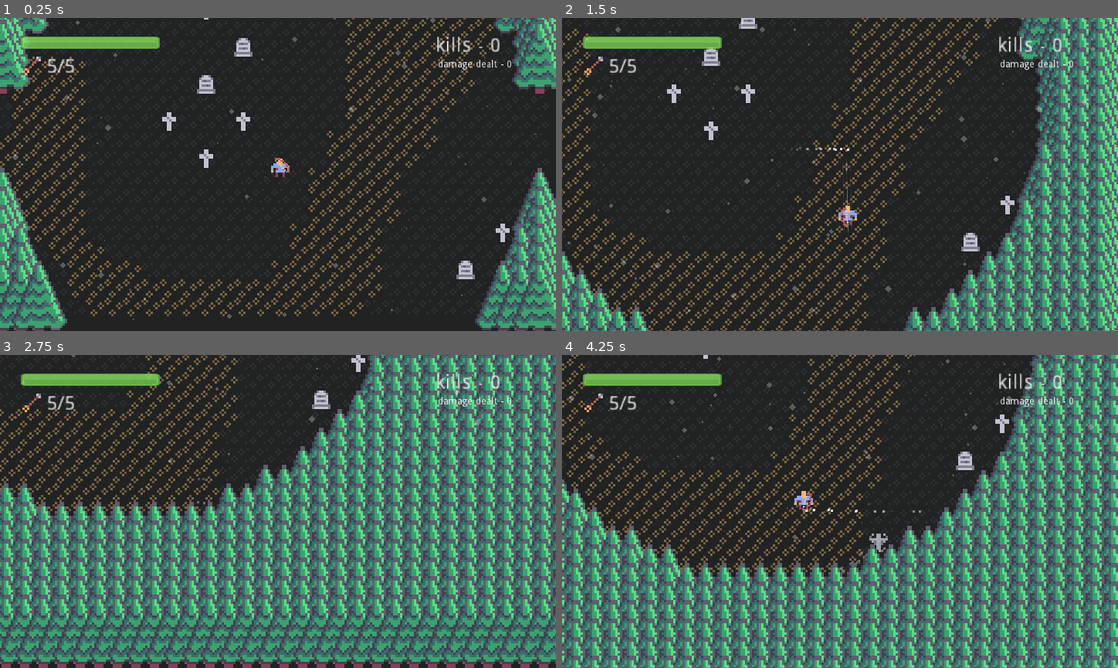
Above: before the commit, frames 1-4 (two rows, left to right).
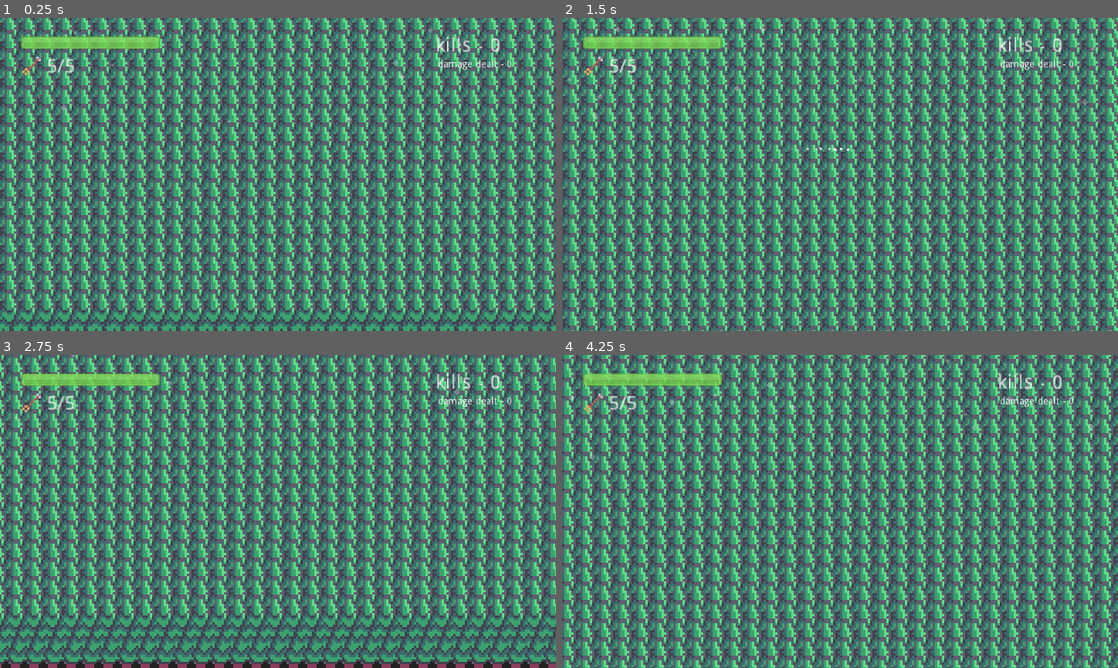
Above: after the commit, the same moments.

Repository: Ariorick/ArcherGame
Game: Godot game, scene res://src/Main.tscn
Two runs of this game, one before a commit and one after it. Both use one fixed random seed, a clock stepped at 60 frames per second and the inputs below.
Inputs (mouse positions are in pixels of both pictures, inside the frame that each line leads up to):
- Up to frame 1 (0.25 s): no input
- Up to frame 2 (1.5 s): move the mouse to (962, 158) at 0.52 s; hold Right (right) 0.53-1.28 s; click (962, 158) at 0.6 s; move the mouse to (728, 190) at 1.27 s; hold Down (down) from 1.28 s (still down); tap Space (dash) at 1.35 s
- Up to frame 3 (2.75 s): move the mouse to (333, 442) at 2.02 s; release Down (down) at 2.03 s; hold Right (right) from 2.03 s (still down); right-click (333, 442) at 2.1 s
- Up to frame 4 (4.25 s): move the mouse to (812, 574) at 2.77 s; release Right (right) at 2.78 s; hold Up (up) 2.78-3.53 s; click (812, 574) at 2.85 s; move the mouse to (1006, 558) at 3.52 s; hold Left (left) from 3.53 s (still down); tap Space (dash) at 3.6 s

The runs differ from the first frame. In frame 1, 97% of the frame differs, in the area x 0-100%, y 0-100%; in frame 2, 97%; in frame 3, 88%; in frame 4, 96%.

Commit message:
added circle trees animation

Diff:
--- a/src/Level/TreeManager.gd
+++ b/src/Level/TreeManager.gd
@@ -4,11 +4,28 @@
 
 var content: TileMap
 var circle_map: Array
+var trees: Dictionary # Vector2 to Tree
+
+export var radius: float = 100.0
+
+#func _ready():
+#	$AnimationPlayer.play("TestTrees")
+#
+#func _process(delta):
+#	update_trees()
+
+func update_trees():
+	for cell in trees.keys():
+		var scale = get_scale_for_tree(cell, Circle.new(Vector2.ZERO, radius))
+		trees[cell].scale = Vector2(scale, scale)
 
 func generate(from: Vector2, to: Vector2):
 	for x in range(from.x, to.x):
 		for y in range(from.y, to.y):
-			make_trees_circles(x, y)
+			make_trees_everywhere(x, y)
+
+func make_trees_everywhere(x, y):
+	create_tree_at(x, y)
 
 func make_trees_circles(x, y):
 	var can_place = true
@@ -22,12 +39,30 @@
 	var tree = PineTree.instance()
 	content.add_child(tree)
 	tree.position = get_poisiton_for_cell(x, y)
+	trees[Vector2(x,y)] = tree
 
 func is_in_radius(position: Vector2, circle: Circle) -> bool:
 	return position.distance_to(circle.position) < circle.radius
 
 func get_poisiton_for_cell(x, y):
 	return content.cell_size * Vector2(x, y) + content.cell_size * Vector2(0.5, 1)
+
+func get_scale_for_tree(cell: Vector2, circle: Circle) -> float:
+	var pos = get_poisiton_for_cell(cell.x, cell.y)
+	var distance = pos.distance_to(circle.position)
+
+	var scale = distance / circle.radius
+
+	var min_growth_distance := 1.0
+	var max_growth_distance := 1.1
+	var scale_between = (max_growth_distance * circle.radius - distance) / (max_growth_distance - min_growth_distance) / circle.radius
+
+	if scale < min_growth_distance:
+		return 0.0
+	elif scale > max_growth_distance:
+		return 1.0
+	else:
+		return 1 - scale_between
 
 #func make_trees_map(x, y, value, value2):
 #	if value > TREE_CAP:
--- a/src/Level/World.gd
+++ b/src/Level/World.gd
@@ -1,14 +1,14 @@
 extends Node2D
 
-var map_size = Vector2()
+var chunk_size = Vector2()
 
 func _ready():
 	$TreeManager.content = $Content
 	$Background.content = $Content
 
 func generate(chunk: Vector2):
-	var from = chunk * map_size
-	var to = (chunk + Vector2(1, 1)) * map_size
+	var from = chunk * chunk_size
+	var to = (chunk + Vector2(1, 1)) * chunk_size
 	$Background.generate(from, to)
 	$TreeManager.generate(from, to)
 	$TreeManager.circle_map = $CircleMapCreator.get_map()
--- a/src/Level/World.tscn
+++ b/src/Level/World.tscn
@@ -85,6 +85,23 @@
 3/shapes = [  ]
 3/z_index = 0
 
+[sub_resource type="Animation" id=3]
+resource_name = "TestTrees"
+length = 2.0
+loop = true
+tracks/0/type = "value"
+tracks/0/path = NodePath(".:radius")
+tracks/0/interp = 1
+tracks/0/loop_wrap = true
+tracks/0/imported = false
+tracks/0/enabled = true
+tracks/0/keys = {
+"times": PoolRealArray( 0, 1, 2 ),
+"transitions": PoolRealArray( 1, 1, 1 ),
+"update": 0,
+"values": [ 200.0, 10.0, 200.0 ]
+}
+
 [node name="World" type="Node2D"]
 script = ExtResource( 3 )
 
@@ -107,7 +124,11 @@
 
 [node name="Player" parent="Content" instance=ExtResource( 2 )]
 
-[node name="CircleMapCreator" parent="." instance=ExtResource( 8 )]
-
 [node name="TreeManager" type="Node2D" parent="."]
 script = ExtResource( 9 )
+
+[node name="AnimationPlayer" type="AnimationPlayer" parent="TreeManager"]
+playback_speed = 0.1
+anims/TestTrees = SubResource( 3 )
+
+[node name="CircleMapCreator" parent="." instance=ExtResource( 8 )]
--- a/src/Main.gd
+++ b/src/Main.gd
@@ -2,14 +2,14 @@
 
 var prev_camera_pos = Vector2()
 
-var map_size := Vector2(1, 1)
+var chunk_size := Vector2(2, 2) # cells
 var cell_size_px := Vector2(8, 8)
-var chunk_size_px := map_size * cell_size_px
+var chunk_size_px := chunk_size * cell_size_px
 var map_cells := Dictionary()
 var lookaround := Vector2()
 
 func _ready():
-	$World.map_size = map_size
+	$World.chunk_size = chunk_size
 
 #	var camera_zoom = $CameraPosition/Camera2D.zoom
 	var camera_zoom = 0.3
@@ -20,8 +20,7 @@
 		int(screen_size.y / chunk_size_px.y) / 2 + 2
 		)
 
-	$World.get_player().position = chunk_size_px / 2
-
+	$World.get_player().position = Vector2(0, 20)
 
 func _process(delta):
 	var pos = $World.get_player().position
@@ -39,8 +38,6 @@
 		for y in range(chunk.y - lookaround.y, chunk.y + lookaround.y):
 			generate_chunk(Vector2(x, y))
 
-
-
 func generate_chunk(chunk: Vector2):
 	if map_cells.has(chunk) && map_cells[chunk] == true:
 		return
--- a/src/Main.tscn
+++ b/src/Main.tscn
@@ -12,6 +12,6 @@
 
 [node name="World" parent="." instance=ExtResource( 2 )]
 
-[node name="MapCreator" parent="." instance=ExtResource( 1 )]
+[node name="PlayerPosition" type="Node2D" parent="."]
 
-[node name="PlayerPosition" type="Node2D" parent="."]
+[node name="CircleMapCreator" parent="." instance=ExtResource( 1 )]
--- a/src/MapCreator/Circle.gd
+++ b/src/MapCreator/Circle.gd
@@ -1,8 +1,11 @@
 class_name Circle
 
-var id: int
+# const
 var position: Vector2
 var radius: float
+# var
+var id: int
+var current_radius
 
 func _init(position: Vector2, radius: float):
 	self.position = position
--- a/src/MapCreator/CircleMapCreator.gd
+++ b/src/MapCreator/CircleMapCreator.gd
@@ -23,12 +23,17 @@
 ]
 
 func _ready():
+	set_ids_to_circles(testMap)
 	$TestView.draw_map(testMap)
 	pass
 
 func get_map() -> Array:
 	return testMap
 
+func set_ids_to_circles(map: Array):
+	for id in map.size():
+		map[id].id = id
+
 func get_diagonal(radius1, radius2) -> float:
 	return sqrt(radius1 * radius1 + radius2 * radius2)
 
--- a/src/MapCreator/CircleMapCreator.tscn
+++ b/src/MapCreator/CircleMapCreator.tscn
@@ -3,7 +3,7 @@
 [ext_resource path="res://src/MapCreator/CircleMapCreator.gd" type="Script" id=1]
 [ext_resource path="res://src/MapCreator/TestView.gd" type="Script" id=2]
 
-[node name="MapCreator" type="Node2D"]
+[node name="CircleMapCreator" type="Node2D"]
 script = ExtResource( 1 )
 
 [node name="TestView" type="Control" parent="."]
Not shown: 1 places in src/Level/World.tscn that only renumber resources
